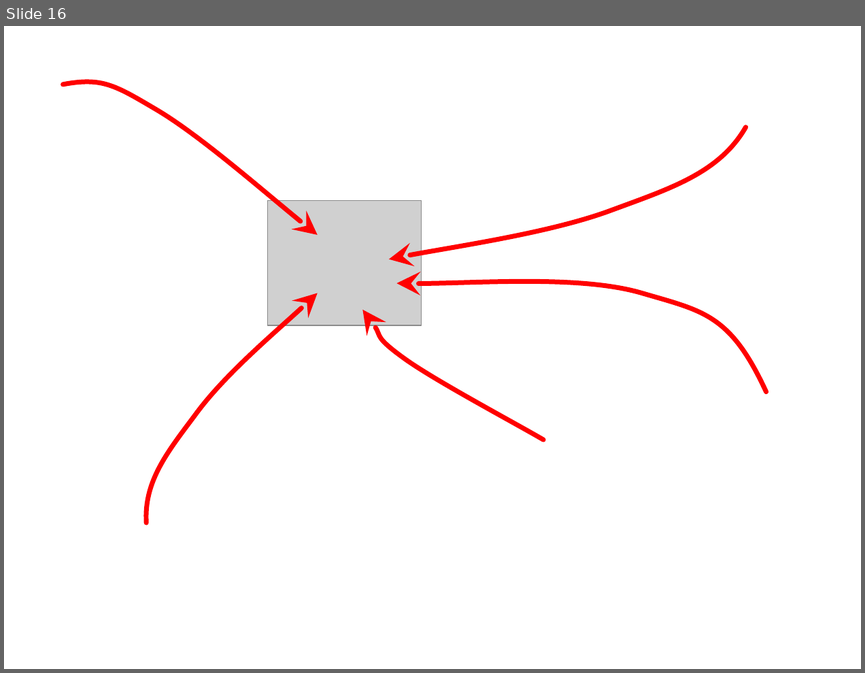
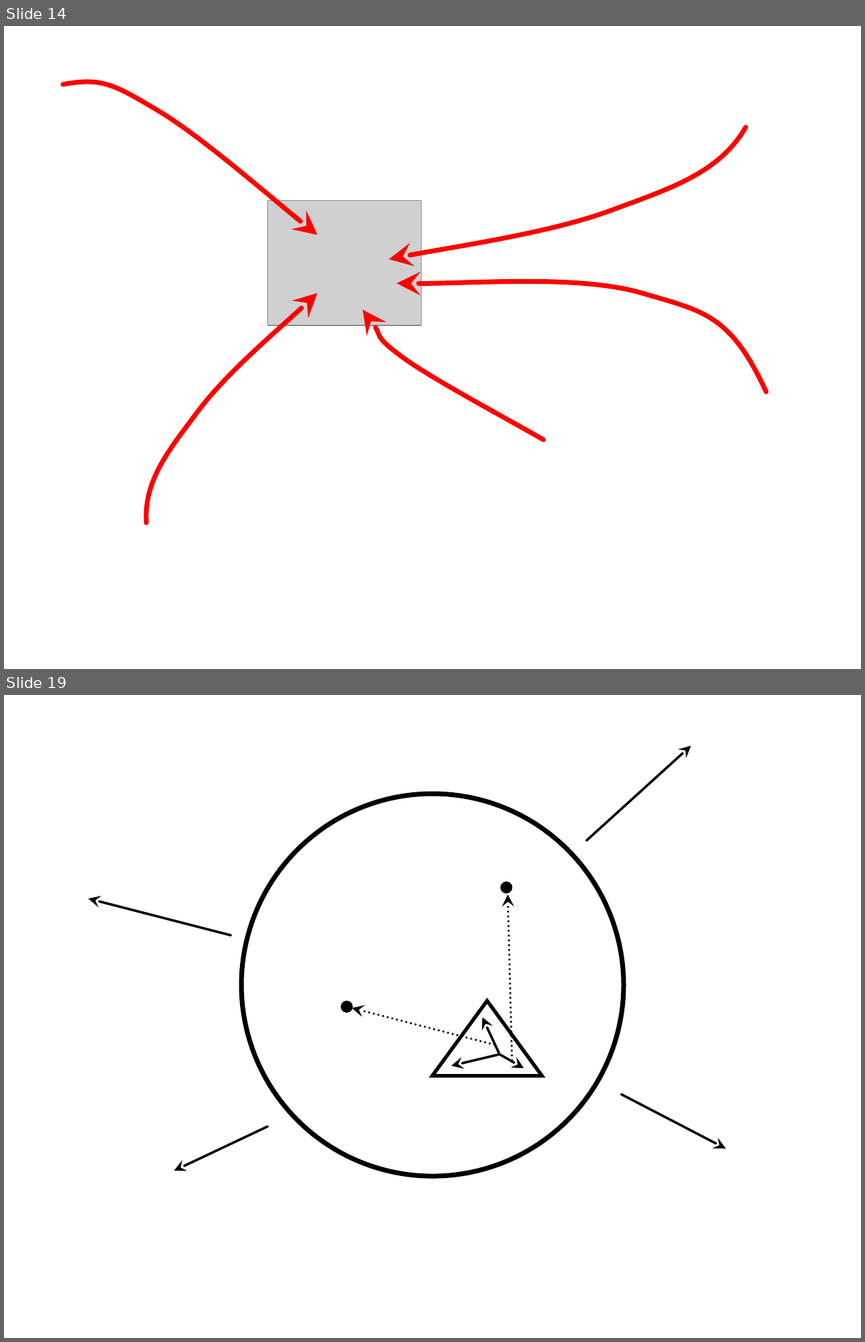
Before and after one commit to adapar-presentations/coloquio-3, a slide deck: powerpoint/tres-lemas.pptx. Shown one above the other, each under a label of ours: slide 16 before the commit, slides 14 and 19 after it; the slides between them are not shown. The pictures are 865x673 and 865x1342 pixels, drawn with LibreOffice and Linux fonts; fonts in the diff are those of the drawing; grey boxes stand for pictures. Boxes give left, top, right and bottom in pixels: in the first picture for what was removed or moved away, otherwise in the second. Text is boxed around its words. In the diff, an @@ line names an element or a change of style, - is before the commit and + after.

```diff
--- a/powerpoint/tres-lemas.pptx
+++ b/powerpoint/tres-lemas.pptx
@@ slide 19 added at bbox=[4, 695, 861, 1338], background #FFFFFF @@
@@ arrow added from (587, 841) to (691, 745), #000000 2 pt @@
@@ ellipse added at bbox=[241, 794, 623, 1176], fill #FFFFFF, outline #000000 4 pt @@
@@ ellipse added at bbox=[500, 881, 512, 893], fill #000000 @@
@@ arrow added from (512, 1060) to (508, 895), #000000 2 pt dashed @@
@@ arrow added from (231, 935) to (88, 899), #000000 2 pt @@
@@ ellipse added at bbox=[341, 1000, 353, 1012], fill #000000 @@
@@ arrow added from (494, 1045) to (352, 1008), #000000 2 pt dashed @@
@@ group added at bbox=[432, 1001, 542, 1076]: 3 arrows, 1 triangle, 1 ellipse @@
@@ arrow added from (621, 1094) to (725, 1149), #000000 2 pt @@
@@ arrow added from (268, 1126) to (173, 1170), #000000 2 pt @@
@@ what was slide 16 is now slide 14 @@
```
Also in this commit, not shown: 4 slides changed, 10 other slides added, 11 slides removed.
